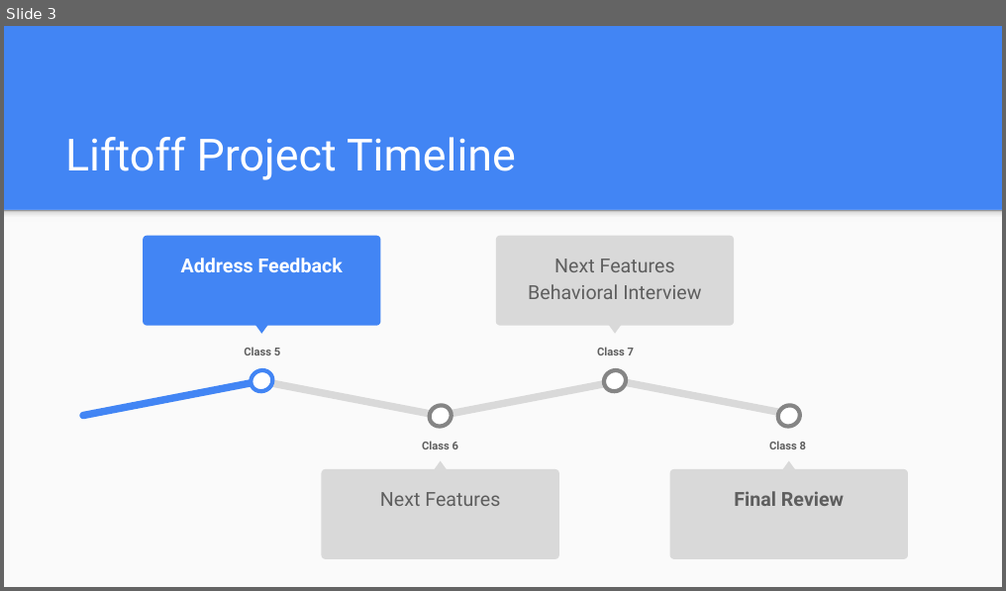
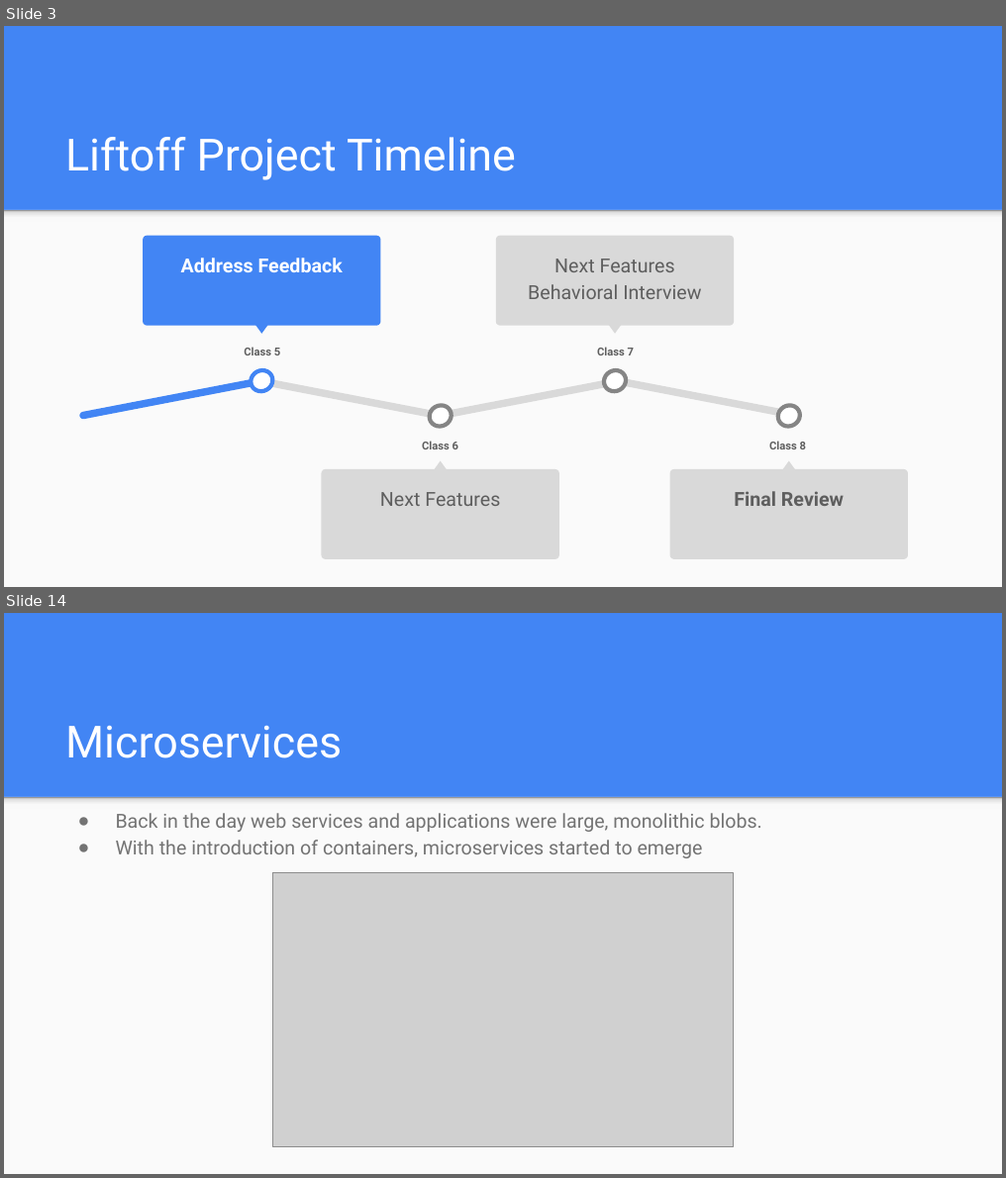
Before and after one commit to icon5585/liftoff-presentations, a slide deck: Class 5 Slides.pptx. Shown one above the other, each under a label of ours: slide 3 before the commit, slides 3 and 14 after it; the slides between them are not shown. The pictures are 1006x591 and 1006x1178 pixels, drawn with LibreOffice and Linux fonts; fonts in the diff are those of the drawing; grey boxes stand for pictures. Boxes give left, top, right and bottom in pixels: in the first picture for what was removed or moved away, otherwise in the second. Text is boxed around its words. In the diff, an @@ line names an element or a change of style, - is before the commit and + after.

```diff
--- a/Class 5 Slides.pptx
+++ b/Class 5 Slides.pptx
@@ slide 14 added at bbox=[4, 613, 1002, 1174], background #4285F4; not listed: 2 template elements that a slide beside it also shows @@
@@ title added at bbox=[65, 725, 342, 759], 32 pt, text #FFFFFF @@
+Microservices
@@ text added at bbox=[116, 813, 762, 859], 14 pt, text #737373 @@
+● Back in the day web services and applications were large, monolithic blobs.
+● With the introduction of containers, microservices started to emerge
@@ picture added at bbox=[273, 873, 734, 1147] @@
```
Also in this commit, not shown: 2 slides changed, 12 other slides added, 4 slides removed.
